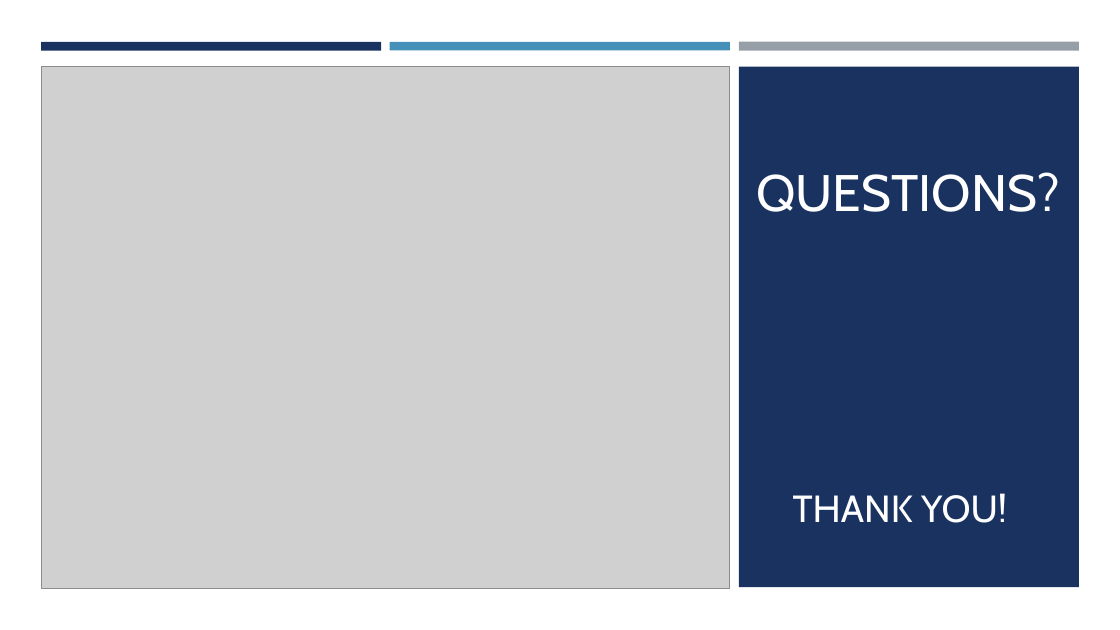
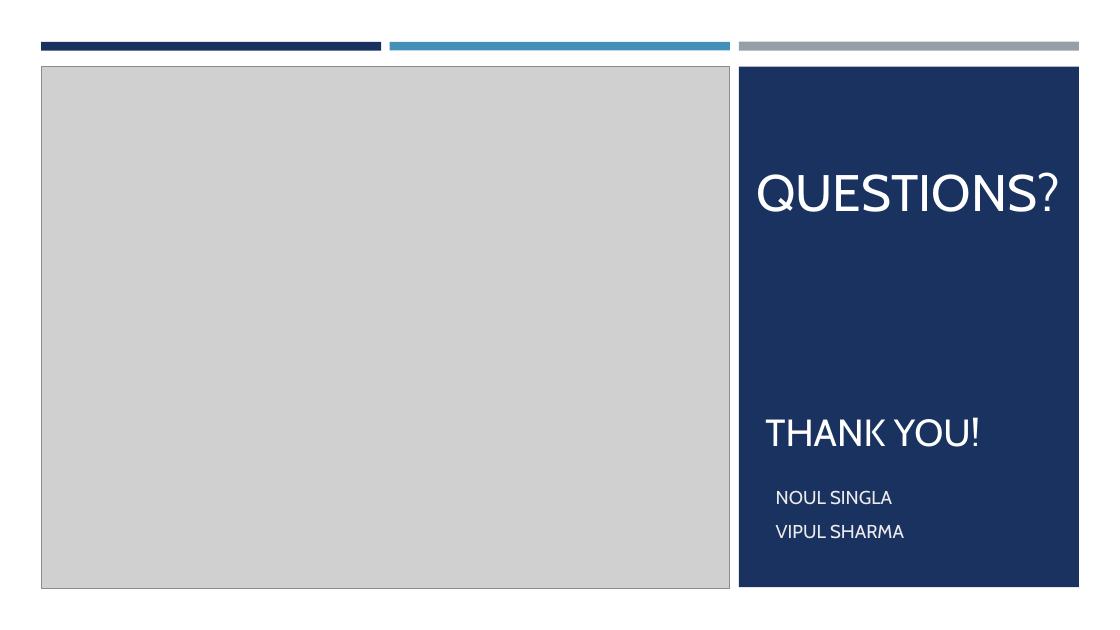
Before and after one commit to nameinmaking/Archie-A-Natural-Language-Question-Answering-Software, a slide deck: slide 15 of Archie - Project Presentaion.pptx (slide 9 before the commit). Drawn at 1120x630 pixels with LibreOffice and Linux fonts; fonts in the diff are those of the drawing; grey boxes stand for pictures. Boxes give left, top, right and bottom in pixels: in the first picture for what was removed or moved away, otherwise in the second. Text is boxed around its words. In the diff, an @@ line names an element or a change of style, - is before the commit and + after.

```diff
--- a/Archie - Project Presentaion.pptx
+++ b/Archie - Project Presentaion.pptx
@@ text "THANK YOU!": place and size @@
-text "THANK YOU!" at bbox=[793, 493, 1007, 523]
+text "THANK YOU!" at bbox=[765, 417, 980, 447]
@@ subtitle added at bbox=[776, 490, 904, 539], 16 pt, text #EBEBEB @@
+NOUL SINGLA
+VIPUL SHARMA
```
Also in this commit, not shown: 2 other slides changed, 8 slides added, 2 slides removed, 36 other files.
